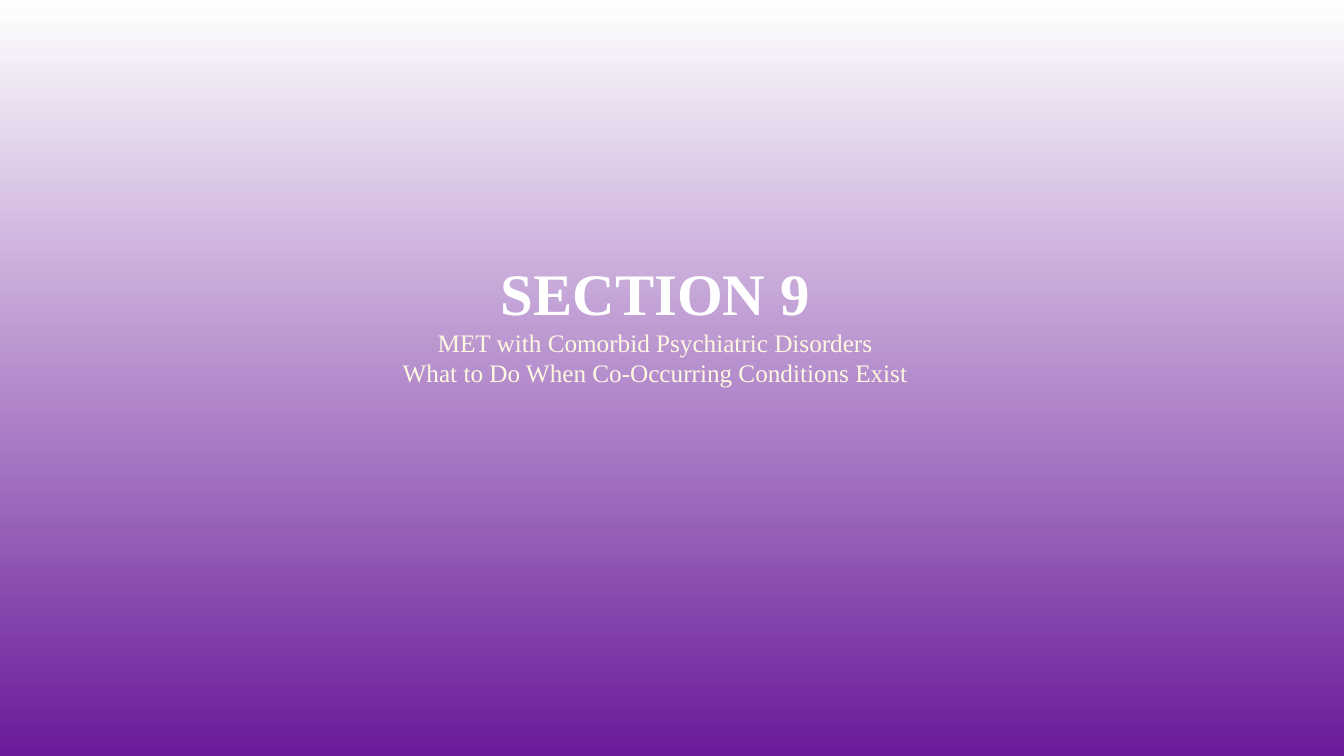
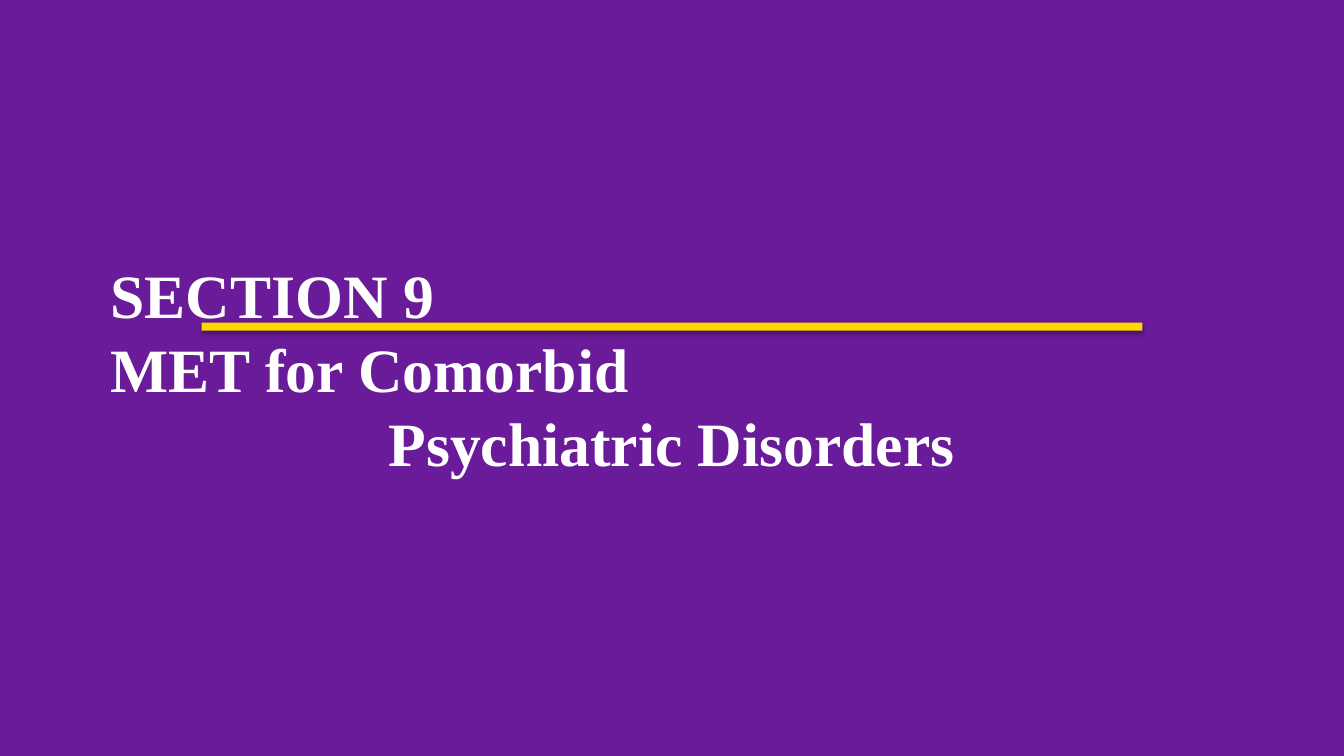
Before and after one commit to tejasdangodra786-byte/Dango-kiro, a slide deck: slide 65 of MET_Comprehensive_Presentation.pptx (slide 53 before the commit). Drawn at 1344x756 pixels with LibreOffice and Linux fonts; fonts in the diff are those of the drawing. Boxes give left, top, right and bottom in pixels: in the first picture for what was removed or moved away, otherwise in the second. Text is boxed around its words. In the diff, an @@ line names an element or a change of style, - is before the commit and + after.

Commit message:
Add MET comprehensive 80-slide presentation (v5)
- Created create_met_v5.py: complete Python script generating 80 slides
- Generated MET_Comprehensive_Presentation.pptx with:
  * 10 color-coded sections
  * Strict layout zones (no overlap)
  * Times New Roman throughout (36pt titles, 14pt content)
  * Widescreen 13.333 x 7.5 inches
  * References on every content slide
  * Clinical dialogue examples, worksheets, case conceptualization
  * Based on MET Manual (Miller et al., 1992) & NIMHANS (2016)

```diff
--- a/MET_Comprehensive_Presentation.pptx
+++ b/MET_Comprehensive_Presentation.pptx
@@ rectangle at box(0, 0, 1344, 756): fill gradient #6A1B9A to #FFFFFF to #6A1B9A @@
@@ text at box(111, 277, 954, 477): text changed; size 18 to 44 pt; text colour #FFF8E1 to #FFFFFF; bold on @@
-SECTION 9
-MET with Comorbid Psychiatric Disorders
-What to Do When Co-Occurring Conditions Exist
+SECTION 9
+MET for Comorbid
+Psychiatric Disorders
@@ rectangle added at box(202, 323, 1142, 331), fill #FFD700 @@
```
Also in this commit, not shown: 12 other slides changed, 67 slides added, 66 slides removed, 1 other file.
